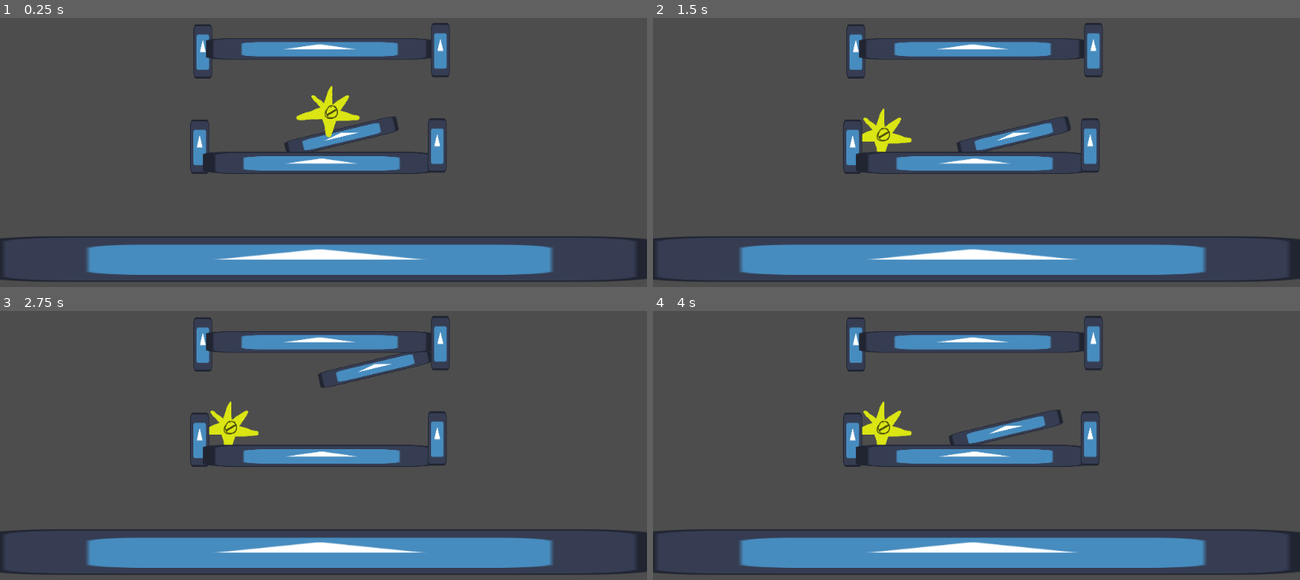
Above: before the commit, frames 1-4 (two rows, left to right).
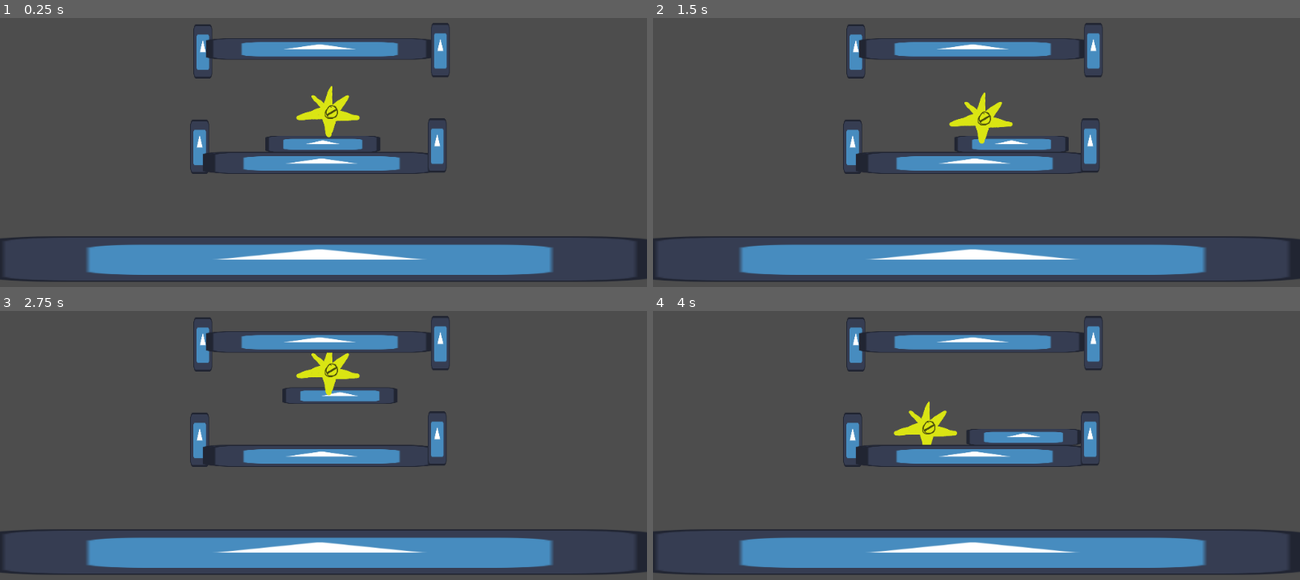
Above: after the commit, the same moments.

Repository: egomez-g/mascar-a
Game: Godot game, scene res://mascarPrototype.tscn
Two runs of this game, one before a commit and one after it. Both use one fixed random seed, a clock stepped at 60 frames per second and the inputs below. This scene is started directly instead of the project's main scene. The engine's default icon, where the game draws it, is replaced by a stand-in: a white triangle on a blue panel in a dark square.
Inputs (mouse positions are in pixels of both pictures, inside the frame that each line leads up to):
- Up to frame 1 (0.25 s): no input
- Up to frame 2 (1.5 s): move the mouse to (1118, 141) at 0.52 s; click (1118, 141) at 0.6 s; move the mouse to (847, 190) at 1.27 s; click (847, 190) at 1.35 s
- Up to frame 3 (2.75 s): move the mouse to (388, 351) at 2.02 s; tap A (tecla_a) at 2.1 s; click (388, 351) at 2.3 s
- Up to frame 4 (4 s): move the mouse to (944, 555) at 2.77 s; click (944, 555) at 2.85 s; move the mouse to (1170, 531) at 3.52 s; click (1170, 531) at 3.6 s

The runs differ from the first frame. In frame 1, 0.9% of the frame differs, in the area x 41-62%, y 36-50%; in frame 2, 2.1%; in frame 3, 2.4%, in the area x 32-67%, y 15-50%; in frame 4, 2.1%.

Commit message:
Mascar minijuego

Diff:
--- /dev/null
+++ b/mascar.tscn
@@ -0,0 +1,37 @@
+[gd_scene format=3 uid="uid://c2qt0hkhqerbg"]
+
+[ext_resource type="Texture2D" uid="uid://bumorvq50mttq" path="res://espirites/dealer.png" id="1_ijm6q"]
+[ext_resource type="Script" uid="uid://bh1aeiu5fwmk2" path="res://scripts/Pasos/mascarTest.gd" id="2_p01h8"]
+[ext_resource type="Script" uid="uid://dbqo1dihbwww2" path="res://scripts/Pasos/PasoMascar.gd" id="3_p01h8"]
+[ext_resource type="Texture2D" uid="uid://b0i57oass5c2o" path="res://icon.svg" id="4_6hkcy"]
+[ext_resource type="Script" uid="uid://c7afjj4lv2pqf" path="res://scripts/Pasos/Pasos.gd" id="4_ohdro"]
+[ext_resource type="Texture2D" uid="uid://2dse1s358i" path="res://espirites/boca.png" id="5_kv6tw"]
+[ext_resource type="Texture2D" uid="uid://ctlfupjpxdvu" path="res://espirites/mesa.png" id="6_3pge7"]
+[ext_resource type="Texture2D" uid="uid://cuy5f0k4e68sh" path="res://espirites/objeto.png" id="7_iw614"]
+
+[sub_resource type="Resource" id="Resource_ohdro"]
+script = ExtResource("3_p01h8")
+sprite1 = ExtResource("4_6hkcy")
+sprite2 = ExtResource("5_kv6tw")
+metadata/_custom_type_script = "uid://dbqo1dihbwww2"
+
+[sub_resource type="Resource" id="Resource_isaaf"]
+script = ExtResource("3_p01h8")
+sprite1 = ExtResource("6_3pge7")
+sprite2 = ExtResource("7_iw614")
+metadata/_custom_type_script = "uid://dbqo1dihbwww2"
+
+[sub_resource type="Resource" id="Resource_6xs28"]
+script = ExtResource("4_ohdro")
+ahah = Array[ExtResource("3_p01h8")]([SubResource("Resource_ohdro"), SubResource("Resource_isaaf")])
+metadata/_custom_type_script = "uid://c7afjj4lv2pqf"
+
+[node name="Node2D" type="Node2D" unique_id=1319444771]
+
+[node name="Mascar" type="Sprite2D" parent="." unique_id=2100838274]
+position = Vector2(518, 384)
+texture = ExtResource("1_ijm6q")
+script = ExtResource("2_p01h8")
+Pepepe = SubResource("Resource_6xs28")
+
+[node name="AudioStreamPlayer2D" type="AudioStreamPlayer2D" parent="Mascar" unique_id=872022681]
--- a/mascarPrototype.tscn
+++ b/mascarPrototype.tscn
@@ -30,8 +30,7 @@
 [node name="Node2D" type="Node2D" unique_id=1533479581]
 
 [node name="Lengua" type="RigidBody2D" parent="." unique_id=1488988348]
-position = Vector2(554, 325)
-rotation = -0.23394027
+position = Vector2(508, 347)
 mass = 10.0
 physics_material_override = SubResource("PhysicsMaterial_ub8qx")
 gravity_scale = 0.2
--- /dev/null
+++ b/scripts/Pasos/PasoMascar.gd
@@ -0,0 +1,6 @@
+extends Resource
+class_name PasoMascar
+
+@export var sprite1: Texture2D
+@export var sprite2: Texture2D
+@export var sonido: AudioStream
--- /dev/null
+++ b/scripts/Pasos/Pasos.gd
@@ -0,0 +1,4 @@
+extends Resource
+class_name Pasos
+
+@export var ahah: Array[PasoMascar]
--- /dev/null
+++ b/scripts/Pasos/mascarTest.gd
@@ -0,0 +1,40 @@
+extends Sprite2D
+
+@export var Pepepe: Pasos
+@onready var audio_player = $AudioStreamPlayer2D
+var currentIndex: int = 0
+var canGoNext: bool = true
+var StepsEnded: Signal
+
+func _ready() -> void:
+	StepsEnded.connect(_printStepsEnd)
+
+func _printStepsEnd() -> void:
+	print("Steps ENded")
+
+func _process(delta: float) -> void:
+	if Input.is_action_just_pressed("click_izq"):
+		next()
+
+func Initialize(pasos: Pasos) -> void:
+	Pepepe = pasos
+	currentIndex = 0
+	canGoNext = true
+
+func next() -> void:
+	if	canGoNext:
+		if currentIndex != Pepepe.ahah.size():
+			await  PlayAnimation()
+			currentIndex += 1
+		else:
+			currentIndex = 0
+			StepsEnded.emit()
+
+func PlayAnimation() -> void:
+	canGoNext = false
+	audio_player.stream = Pepepe.ahah[currentIndex].sonido
+	audio_player.play()
+	texture = Pepepe.ahah[currentIndex].sprite1
+	await  get_tree().create_timer(0.5).timeout
+	texture = Pepepe.ahah[currentIndex].sprite2
+	canGoNext = true
